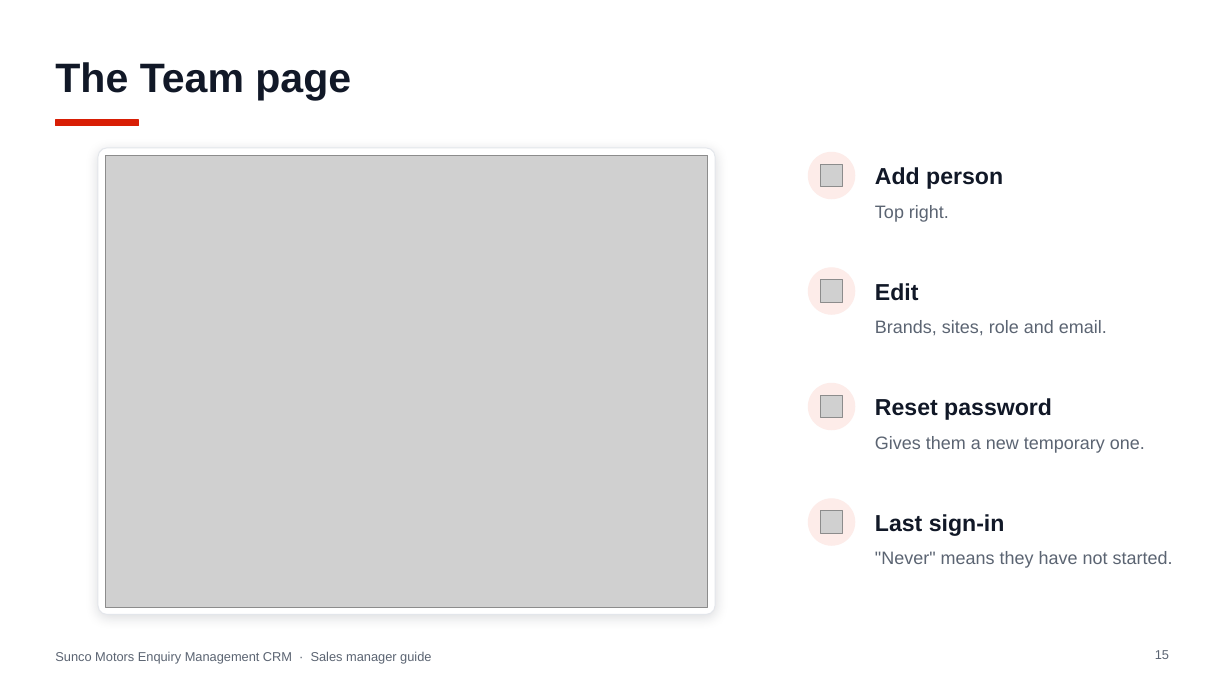
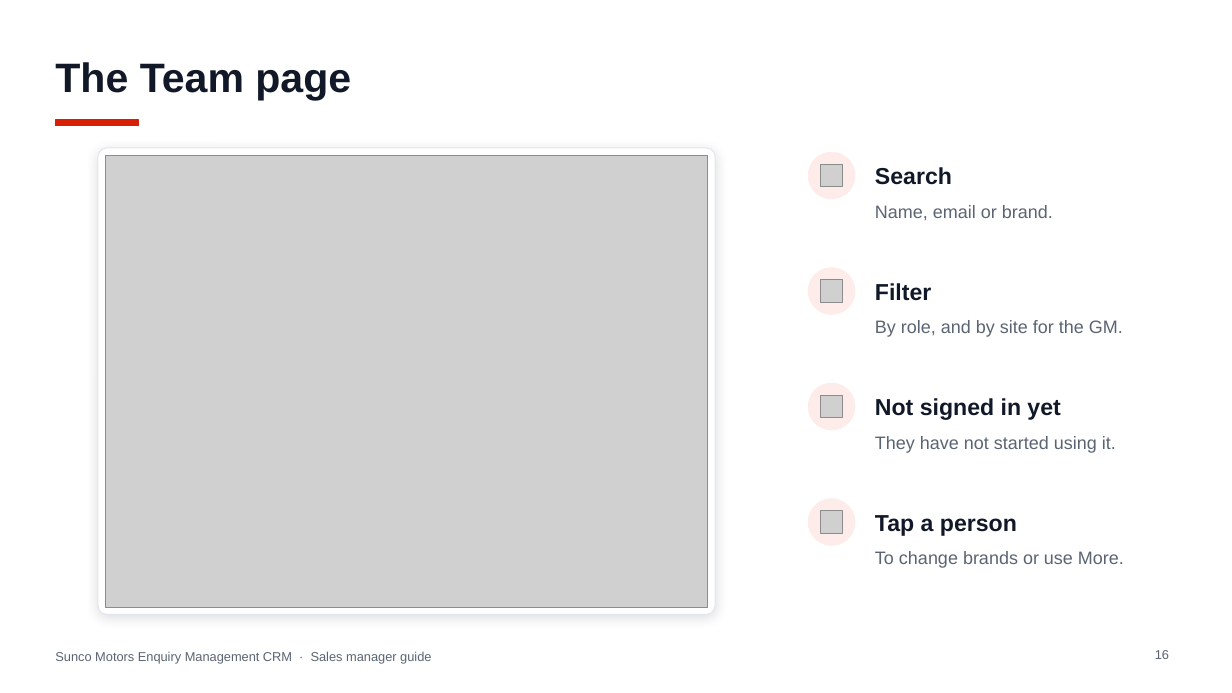
Before and after one commit to jakeeeecurran/walkin-management, a slide deck: slide 16 of docs/training/Sunco-Motors-Enquiry-CRM-Sales-Manager-Guide.pptx (slide 15 before the commit). Drawn at 1232x693 pixels with LibreOffice and Linux fonts; fonts in the diff are those of the drawing; grey boxes stand for pictures. Boxes give left, top, right and bottom in pixels: in the first picture for what was removed or moved away, otherwise in the second. Text is boxed around its words. In the diff, an @@ line names an element or a change of style, - is before the commit and + after.

```diff
--- a/docs/training/Sunco-Motors-Enquiry-CRM-Sales-Manager-Guide.pptx
+++ b/docs/training/Sunco-Motors-Enquiry-CRM-Sales-Manager-Guide.pptx
@@ text at (875, 167, 952, 185): text changed @@
-Add person
+Search
@@ text at (875, 205, 1053, 220): text changed @@
-Top right.
+Name, email or brand.
@@ text at (875, 283, 931, 301): text changed @@
-Edit
+Filter
@@ text at (875, 320, 1123, 337): text changed @@
-Brands, sites, role and email.
+By role, and by site for the GM.
@@ text at (875, 398, 1060, 420): text changed @@
-Reset password
+Not signed in yet
@@ text at (875, 436, 1116, 453): text changed @@
-Gives them a new temporary one.
+They have not started using it.
@@ text at (875, 515, 1017, 536): text changed @@
-Last sign-in
+Tap a person
@@ text at (875, 551, 1124, 568): text changed @@
-"Never" means they have not started.
+To change brands or use More.
```
Also in this commit, not shown: 6 other slides changed, 6 slides added, 4 other files.
